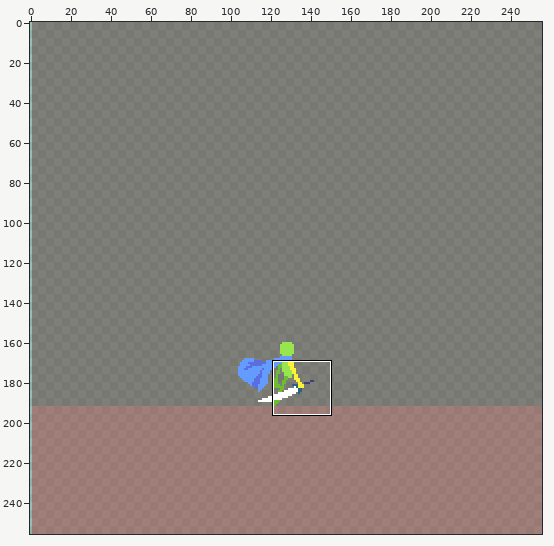
One commit to this pixel-art file: Assets/Resources/Sprites/Characters/Player/Nick.aseprite. The picture above shows the old version from afar; the outline marks the close-up.
Close-up. Before:
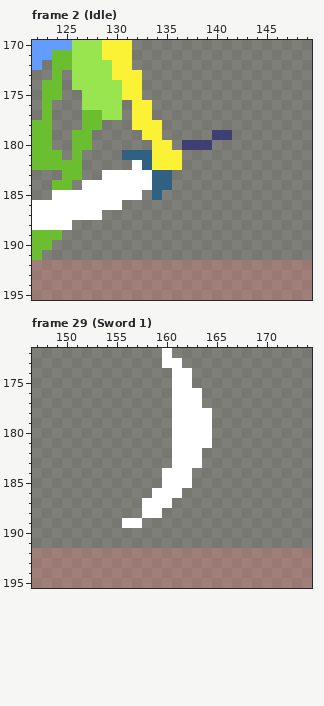
256x256 pixels, 40 frames. Shown: frame 2 (Idle): x 122..149, y 170..195; frame 29 (Sword 1): x 147..174, y 172..195. The commit also changed other frames or places, which this record leaves out.
New version:
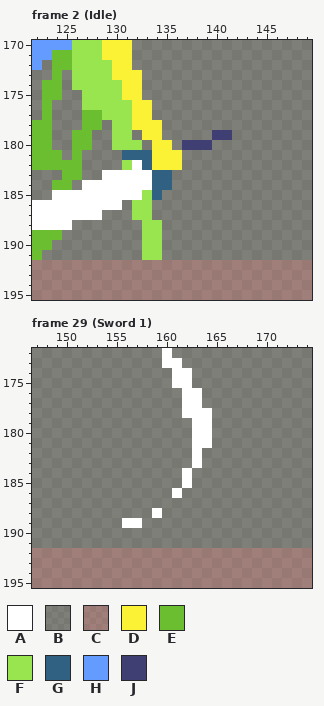
Palette (. is transparent): A #ffffff  B #61303072  C #ac323272  D #fbf236  E #6abe30  F #99e550  G #306082  H #639bff  J #3f3f74
What changed:
Frame 2 (Idle), layer "Main Body":
Colour F replaces colour B in rows 176 to 177 at x 131; in rows 178 to 179 at x 130 to 131; in row 180 at x 130 to 132; in row 182 at x 131; in row 185 at x 133; in rows 186 to 187 at x 132 to 133.
Colour F replaces colour B in rows 188 to 191 at x 133 to 134.
Frame 29 (Sword 1), layer "FX 1":
Colour B replaces colour A in rows 176 to 178 at x 161; in rows 179 to 183 at x 161 to 162; in rows 184 to 185 at x 160 to 161; in row 186 at x 159 to 160; in row 187 at x 158 to 160; in row 188 at x 158.
Where, in picture pixels (left, top, right, bottom), the same in both close-ups:
changed: (112, 100, 162, 260)
changed: (142, 388, 192, 518)
